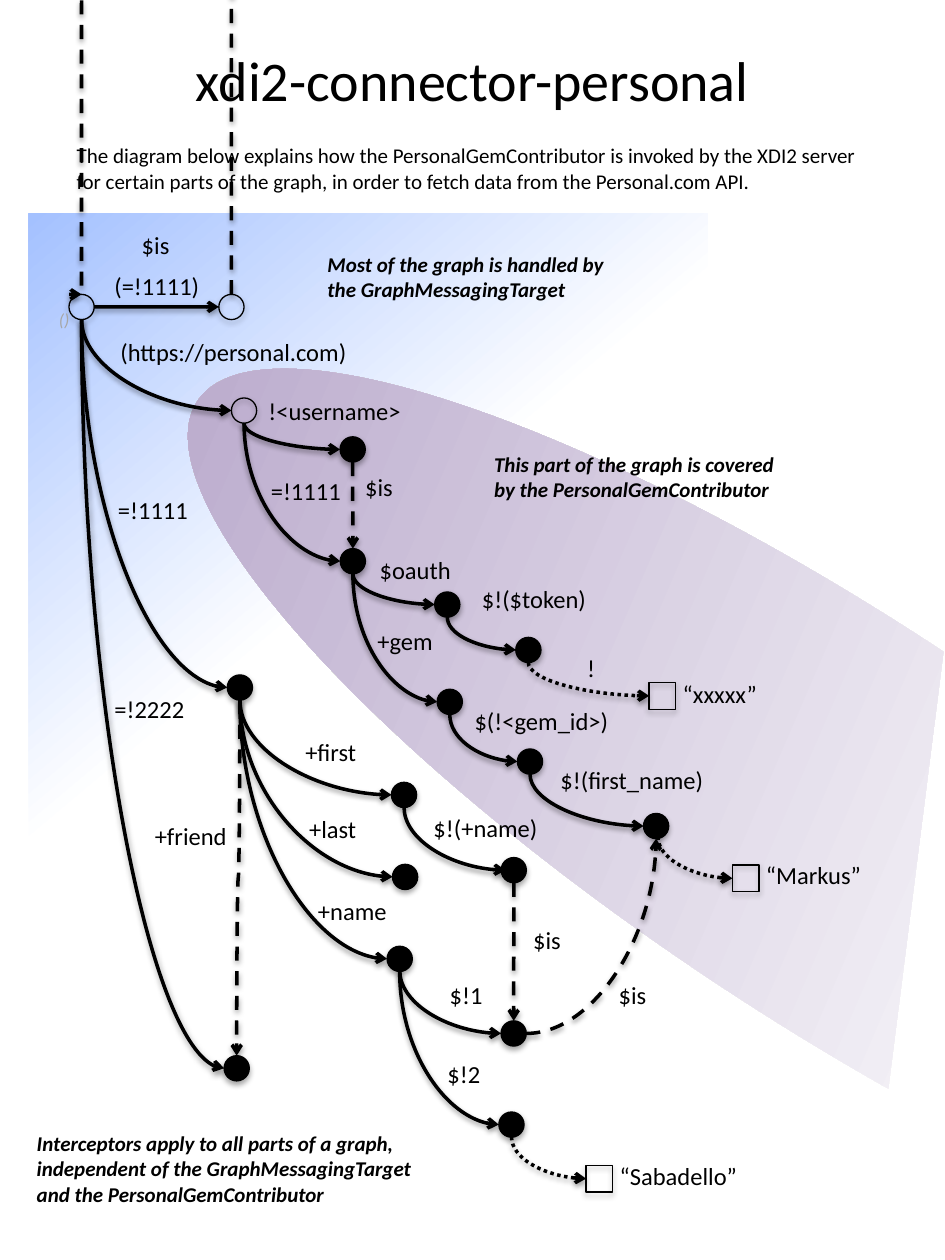
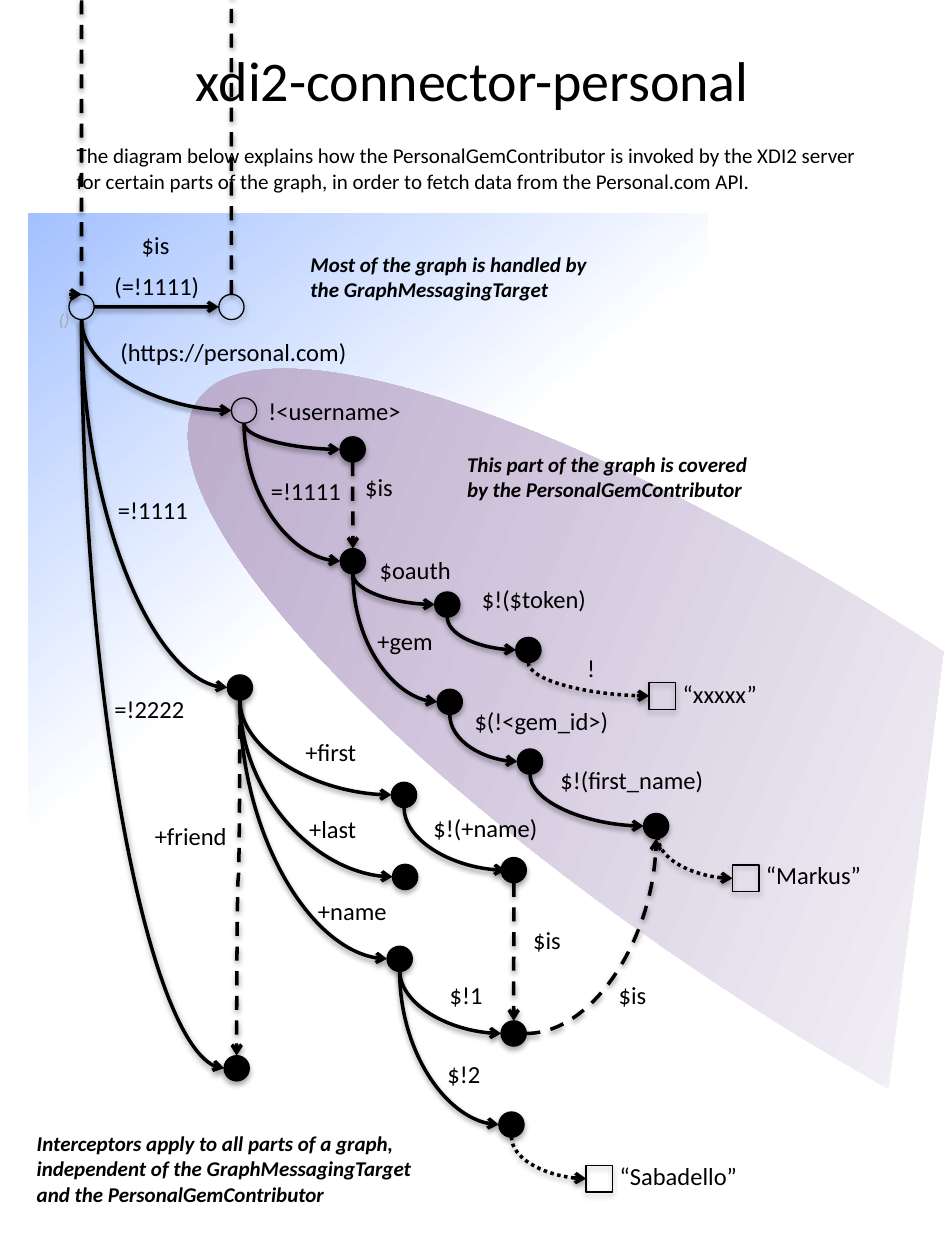
Before and after one commit to projectdanube/xdi2-connector-personal, a slide deck: slide 1 of resources/xdi2-connector-personal.pptx. Drawn at 945x1260 pixels with LibreOffice and Linux fonts; fonts in the diff are those of the drawing. Boxes give left, top, right and bottom in pixels: in the first picture for what was removed or moved away, otherwise in the second. Text is boxed around its words. In the diff, an @@ line names an element or a change of style, - is before the commit and + after.

```diff
--- a/resources/xdi2-connector-personal.pptx
+++ b/resources/xdi2-connector-personal.pptx
@@ text "Most of the graph is ...": place and size @@
-text "Most of the graph is ..." at (327,257,604,301)
+text "Most of the graph is ..." at (310,257,587,301)
@@ text "This part of the graph ...": place and size @@
-text "This part of the graph ..." at (494,455,773,504)
+text "This part of the graph ..." at (467,455,746,504)
```
Also in this commit, not shown: 2 other files.
